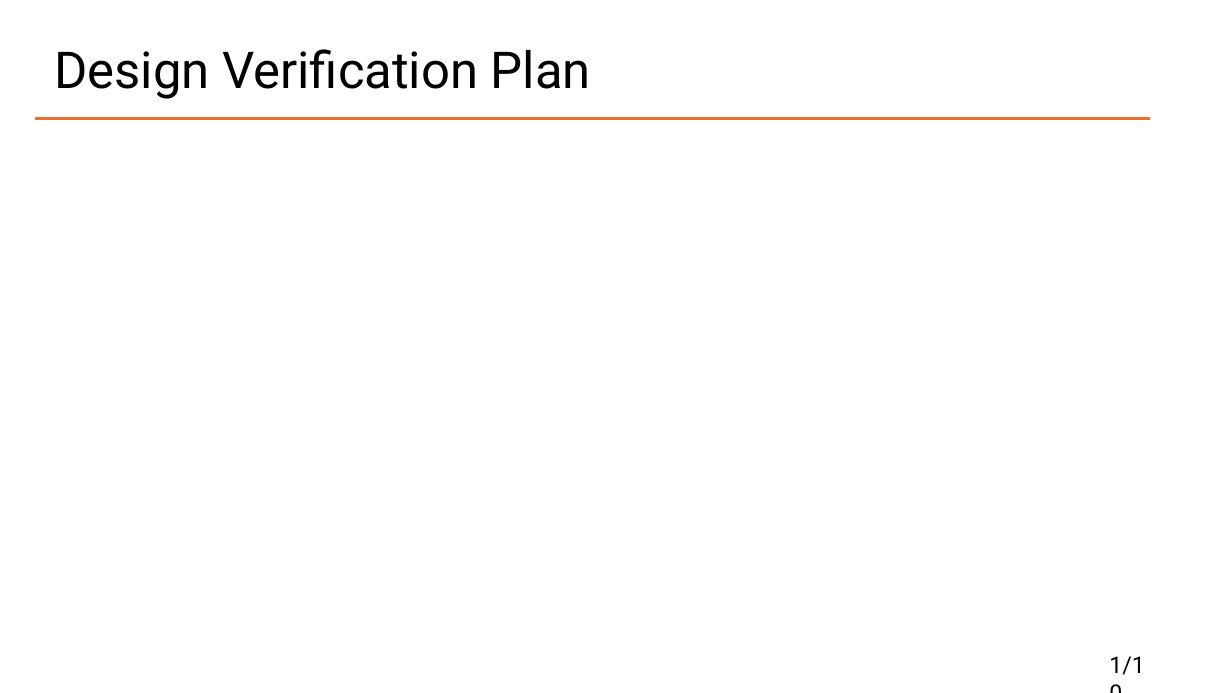
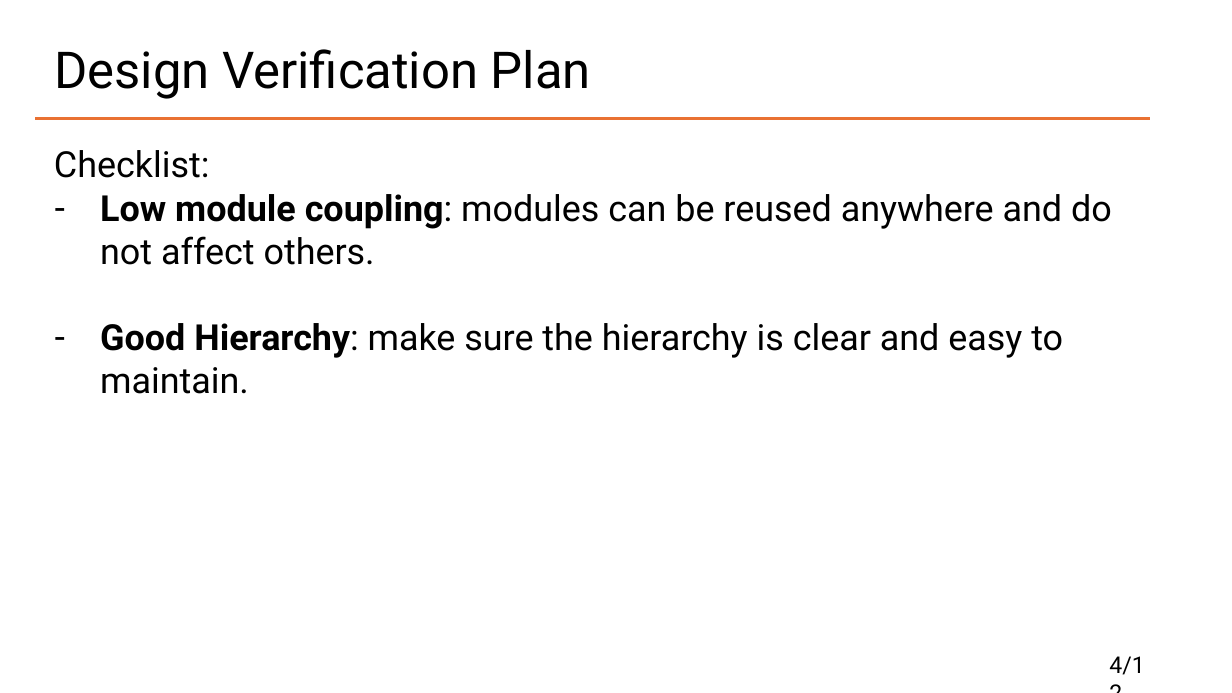
Before and after one commit to Lychee-acaca/CAS741, a slide deck: slide 5 of docs/Presentation/VnV.pptx. Drawn at 1232x693 pixels with LibreOffice and Linux fonts; fonts in the diff are those of the drawing. Boxes give left, top, right and bottom in pixels: in the first picture for what was removed or moved away, otherwise in the second. Text is boxed around its words. In the diff, an @@ line names an element or a change of style, - is before the commit and + after.

```diff
--- a/docs/Presentation/VnV.pptx
+++ b/docs/Presentation/VnV.pptx
@@ text added at [54, 150, 1112, 394], 28 pt, text #000000 @@
+Checklist:
+– Low module coupling: modules can be reused anywhere and do not affect others.
+– Good Hierarchy: make sure the hierarchy is clear and easy to maintain.
@@ text at [1109, 656, 1144, 675]: text changed @@
-1/10
+4/12
```
Also in this commit, not shown: 11 other slides changed.
